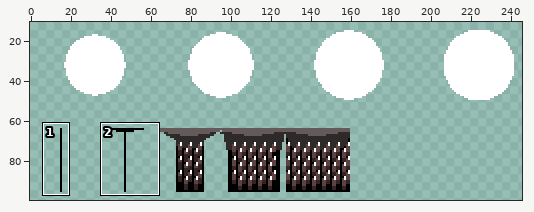
Sprite sheet, stored at assets/Master.png. Above: a wide view before the commit, with the close-up outlined.
Close-up. The starting point:
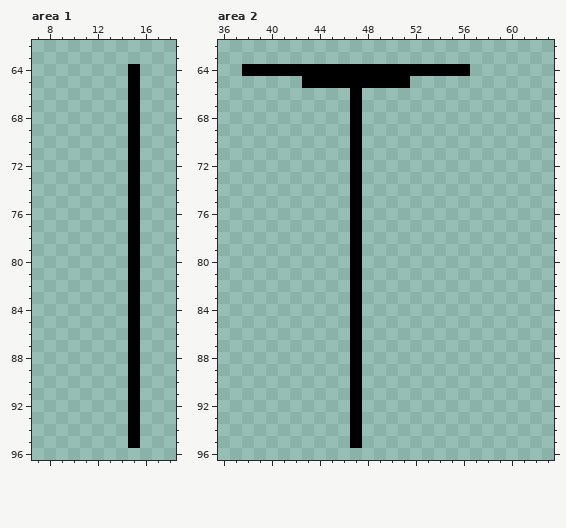
The file is 256x256 pixels. Shown: area 1: x 7..18, y 62..96; area 2: x 36..63, y 62..96. The wide view leaves out empty margins. The commit also changed other parts of the picture, which this record leaves out.
After:
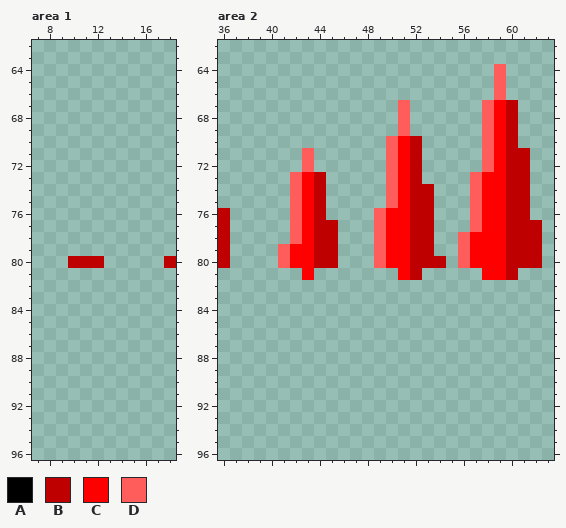
Palette (. is transparent): A #000000  B #be0000  C #ff0000  D #ff5c5c
Changes in this commit:
Changed rows in their new state; - is an unchanged pixel.
Area 1:
first column x 10:
64 -----.---
65 -----.---
66 -----.---
67 -----.---
68 -----.---
69 -----.---
70 -----.---
71 -----.---
72 -----.---
73 -----.---
74 -----.---
75 -----.---
76 -----.---
77 -----.---
78 -----.---
79 -----.---
80 BBB--.--B
81 -----.---
82 -----.---
83 -----.---
84 -----.---
85 -----.---
86 -----.---
87 -----.---
88 -----.---
89 -----.---
90 -----.---
91 -----.---
92 -----.---
93 -----.---
94 -----.---
95 -----.---
Area 2:
first column x 36:
64 --...................--D---
65 -------.........-------D---
66 -----------.-----------D---
67 -----------.---D------DCB--
68 -----------.---D------DCB--
69 -----------.---D------DCB--
70 -----------.--DCB-----DCB--
71 -------D---.--DCB-----DCBB-
72 -------D---.--DCB-----DCBB-
73 ------DCB--.--DCB----DCCBB-
74 ------DCB--.--DCBB---DCCBB-
75 ------DCB--.--DCBB---DCCBB-
76 B-----DCB--.-DCCBB---DCCBB-
77 B-----DCBB-.-DCCBB---DCCBBB
78 B-----DCBB-.-DCCBB--DCCCBBB
79 B----DCCBB-.-DCCBB--DCCCBBB
80 B----DCCBB-.-DCCBBB-DCCCBBB
81 -------C---.---CB-----CCB--
82 -----------.---------------
83 -----------.---------------
84 -----------.---------------
85 -----------.---------------
86 -----------.---------------
87 -----------.---------------
88 -----------.---------------
89 -----------.---------------
90 -----------.---------------
91 -----------.---------------
92 -----------.---------------
93 -----------.---------------
94 -----------.---------------
95 -----------.---------------
